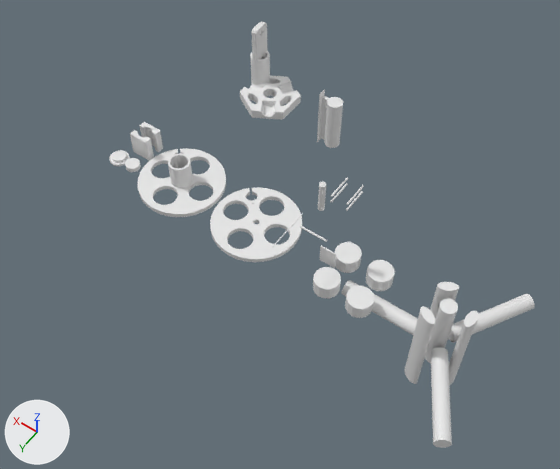
The Blender file robot-parts/robot-parts.blend: old version first, new version second.
The view is the same before and after, from a 50 mm camera at (-561.0, 538.0, 855.0) aimed at (-182.0, 8.0, 22.0). Arrows for +X, +Y and +Z are at lower left; the lights stay in place.

The first picture shows '24x30', 'base', 'base-disk', 'base-holes', 'bolts', 'disk', 'elbow-hole', 'foot', 'joint-m', 'keyhole', 'motor-mount-1', 'pvc-pipe1-2', 'screw-hole', 'spokes'.
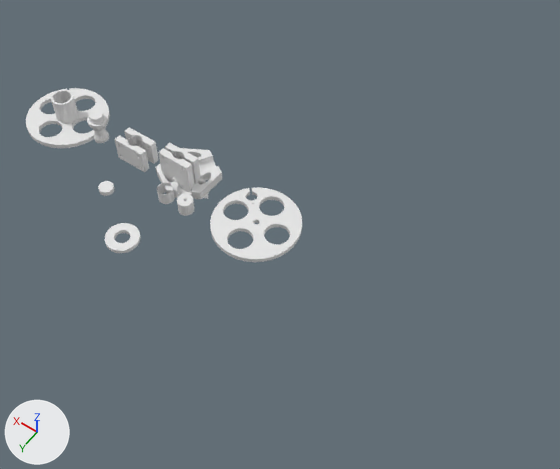
The change, as a list of edits to the scene's bpy script:
```text
Change me_circle_003:
    used by ob_foot; location = (109.0, 17.0, 0.0); scale = (11.0, 11.0, 11.0)
    remove me_circle_003.from_pydata(...)  # 128 vertices, 98 faces; spans x -1.35..1.35, y -1.35..1.35, z 0.0..0.68
    add me_circle_003.from_pydata(...)  # 320 vertices, 290 faces; spans x -1.35..1.35, y -1.35..1.35, z 0.0..4.45
    me_circle_003 part 1: 128 vertices removed from x -1.35..1.35, y -1.35..1.35, z 0.0..0.68; 320 vertices added at x -1.35..1.35, y -1.35..1.35, z 0.0..4.45
Change me_cylinder_001:
    where me_cylinder_001.from_pydata(...)  # 256 vertices, 136 faces; spans x -1.0..18.7, y -1.0..9.3, z -1.0..1.0
    used by ob_bolts; location = (-236.0, -95.0, 42.0); rotation_euler = (-1.571, 0.0, 0.0), in degrees (-90, 0, 0); scale = (1.45, 1.45, 20.4)
    me_cylinder_001 part 5: the loose piece of 64 vertices spanning x 16.7..18.7, y -1.0..1.0, z -1.0..1.0 is moved by (-2.9, 0.0, 0.0)
    me_cylinder_001 part 6: the loose piece of 64 vertices spanning x 16.7..18.7, y 7.3..9.3, z -1.0..1.0 is moved by (-2.9, 0.0, 0.0)
Change me_circle_001:
    used by ob_motor_mount_1; location = (86.0, -22.0, 0.0); scale = (10.9, 10.9, 10.9)
    remove me_circle_001.from_pydata(...)  # 624 vertices, 380 faces; spans x -1.46..1.46, y -1.45..1.45, z 0.0..3.51
    add me_circle_001.from_pydata(...)  # 1152 vertices, 668 faces; spans x -2.42..2.42, y -1.45..1.45, z 0.0..3.51
    me_circle_001 part 2: 264 vertices added at x 1.52..2.42, y -1.45..1.45, z 0.0..3.51
    me_circle_001 part 3: 264 vertices added at x -2.42..-1.51, y -1.45..1.45, z 0.0..3.51
Change me_cylinder:
    where me_cylinder.from_pydata(...)  # 502 vertices, 334 faces; spans x -1.0..1.0, y -1.0..1.0, z 0.0..46.0
    used by ob_base_disk; location = (0.0, 0.0, 0.0); rotation_euler = (0.0, 0.0, -0.796), in degrees (0, 0, -46); scale = (64.7, 64.7, 1.0)
    me_cylinder part 4
    8 vertices are removed from x -0.1..0.2, y -0.2..0.2, z 7.0..46.0
    65 faces are deleted
    29 vertices in x -0.2..0.2, y -0.2..0.2, z 0.0 move by (0.0, 0.0, 0.1)
    23 vertices in x -0.2..0.2, y -0.2..0.2, z 46.0 move by (0.0, 0.0, -0.2)
    13 vertices move from x -0.1..0.2, y -0.2..0.2, z 0.0..46.0 to x -0.2..0.2, y -0.2..0.2, z 0.1..46.0
    8 vertices are added at x -0.1..0.3, y -0.3..0.3, z 7.1..46.0
    65 new faces join them
Change ob_pvc_pipe3_4:
    ob_pvc_pipe3_4.location: (0.0, 0.0, -5.0) -> (0.0, 0.0, -4.0)
    ob_pvc_pipe3_4.scale: (13.0, 13.0, 57.7) -> (13.5, 13.5, 57.7)
Change ob_foot:
    ob_foot.location: (109.0, 17.0, 0.0) -> (162.0, 0.0, 0.0)
Change ob_base_holes:
    add ob_base_holes.hide_set(True)  # its collection is switched off
Change ob_base:
    ob_base.location: (0.0, -220.0, 0.0) -> (0.0, -17.0, 0.0)
Change ob_pvc_pipe1_2:
    ob_pvc_pipe1_2.location: (81.0, 17.0, 0.0) -> (81.0, 74.0, 0.0)
Change ob_spokes:
    add ob_spokes.hide_set(True)  # its collection is switched off
Change ob_24x30:
    add ob_24x30.hide_set(True)  # its collection is switched off
Change ob_keyhole:
    add ob_keyhole.hide_set(True)  # its collection is switched off
Change ob_screw_hole:
    add ob_screw_hole.hide_set(True)  # its collection is switched off
Change ob_bolts:
    ob_bolts.location: (-236.0, -95.0, 42.0) -> (67.0, -77.0, 29.0)
    ob_bolts.scale: (1.45, 1.45, 20.4) -> (2.59, 2.59, 36.4)
    add ob_bolts.hide_set(True)  # its collection is switched off
Change ob_motor_mount_1:
    ob_motor_mount_1.location: (86.0, -22.0, 0.0) -> (86.0, 0.0, 0.0)
Change ob_elbow_hole:
    add ob_elbow_hole.hide_set(True)  # its collection is switched off
Change ob_base_disk:
    ob_base_disk.location: (0.0, 0.0, 0.0) -> (234.0, 0.0, 0.0)
Change ob_joint_m:
    add ob_joint_m.hide_viewport = True
Add ob_pot_mount:
    ob_pot_mount = bpy.data.objects.new('pot-mount', me_cube_002)  # 24 vertices, 22 faces; spans x -4.16..4.16, y -1.44..0.29, z 0.0..2.0
    ob_pot_mount.location = (0.0, 0.0, 0.0)
    ob_pot_mount.scale = (8.5, 8.5, 8.5)
Add ob_shim:
    ob_shim = bpy.data.objects.new('shim', me_circle_007)  # 128 vertices, 128 faces; spans x -11.6..11.6, y -11.6..11.6, z 0.0..20.9
    ob_shim.location = (0.0, 35.0, 0.0)
Add ob_motor_mount_2:
    ob_motor_mount_2 = bpy.data.objects.new('motor-mount-2', me_circle_008)  # 1152 vertices, 668 faces; spans x -2.42..2.42, y -1.12..1.12, z 0.0..5.44
    ob_motor_mount_2.location = (0.0, 0.0, 0.0)
    ob_motor_mount_2.scale = (10.9, 10.9, 10.9)
Add ob_spacer:
    ob_spacer = bpy.data.objects.new('spacer', me_circle_009)  # 128 vertices, 128 faces; spans x -24.3..24.3, y -24.3..24.3, z 0.0..6.0
    ob_spacer.location = (0.0, 128.0, 0.0)
Add ob_thread_end:
    ob_thread_end = bpy.data.objects.new('thread-end', me_circle_011)  # 128 vertices, 128 faces; spans x -11.6..11.6, y -11.6..11.6, z 0.0..20.9
    ob_thread_end.location = (-37.0, 35.0, 0.0)
Add ob_disk_rail:
    ob_disk_rail = bpy.data.objects.new('disk-rail', me_cylinder_008)  # 32 vertices, 30 faces; spans x -0.55..0.49, y -0.56..0.3, z 0.0..3.11
    ob_disk_rail.location = (0.0, 0.0, 0.0)
    ob_disk_rail.rotation_euler = (0.0, 0.0, -0.796)  # degrees (0, 0, -46)
    ob_disk_rail.scale = (64.7, 64.7, 1.0)
```

Boxes (x1, y1, x2, y2) around the edits, measured in the pictures (560 x 469 px; the box of a moved part takes in the faces that stretch with it):
'base-holes', hidden
    before: (341, 280, 535, 448)
'base-disk', reshaped, moved (13% shorter)
    before: (138, 148, 226, 217)
    after: (26, 88, 110, 148)
'base', moved
    before: (240, 76, 301, 120)
    after: (156, 148, 222, 199)
'spokes', hidden
    before: (313, 242, 395, 318)
'motor-mount-1', reshaped, moved (35% wider, 15% taller)
    before: (130, 122, 163, 161)
    after: (114, 127, 159, 172)
'motor-mount-2', added
    after: (158, 142, 200, 193)
'keyhole', hidden
    before: (317, 89, 343, 148)
'joint-m', hidden
    before: (250, 22, 270, 85)
'foot', reshaped, moved (106% taller)
    before: (109, 150, 130, 166)
    after: (87, 109, 109, 143)
'spacer', added
    after: (105, 223, 141, 253)
'pvc-pipe1-2', moved
    before: (125, 158, 141, 172)
    after: (98, 181, 114, 196)
'thread-end', added
    after: (177, 194, 194, 216)
'shim', added
    after: (157, 182, 175, 204)
'24x30', hidden
    before: (320, 245, 336, 268)
'bolts', hidden
    before: (330, 177, 364, 211)
'elbow-hole', hidden
    before: (318, 182, 326, 211)
'screw-hole', hidden
    before: (300, 226, 327, 242)
'pot-mount', added
    after: (198, 178, 206, 185)
'disk-rail', added
    after: (203, 192, 209, 199)
'pvc-pipe3-4', now drawn
    after: (173, 178, 179, 184)
part 2 of me_circle_001, added
    after: (114, 127, 134, 160)
part 3 of me_circle_001, added
    after: (136, 139, 159, 172)
part 4 of me_cylinder, moved or reshaped
    before: (155, 148, 209, 214)
    after: (44, 88, 90, 145)
part 5 of me_cylinder_001, moved or reshaped (not visible afterwards)
    before: (331, 177, 348, 197)
part 6 of me_cylinder_001, moved or reshaped (not visible afterwards)
    before: (330, 183, 348, 202)
